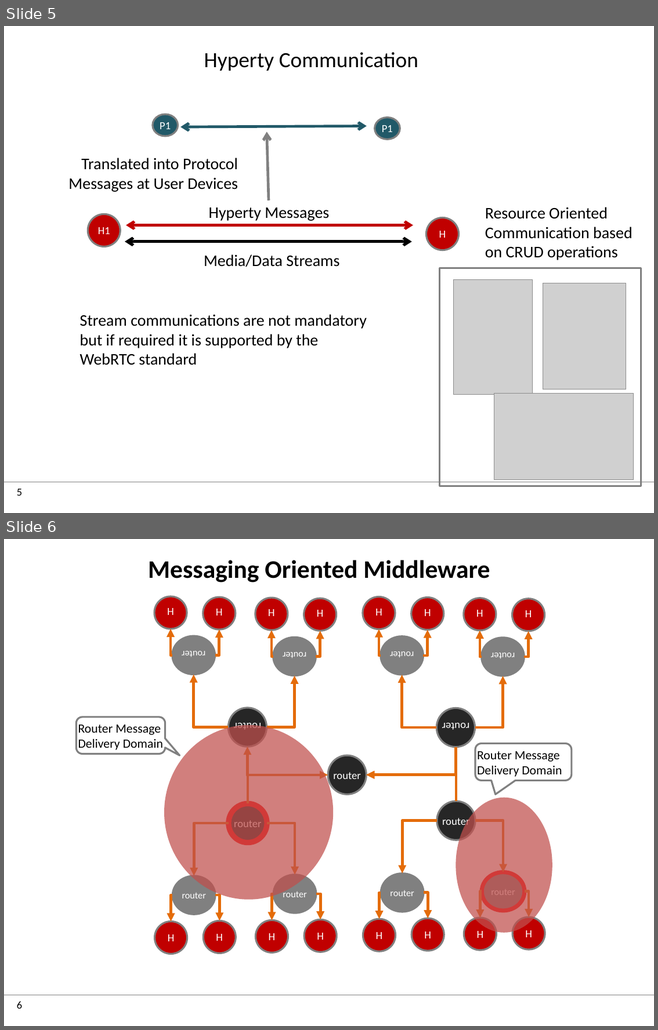
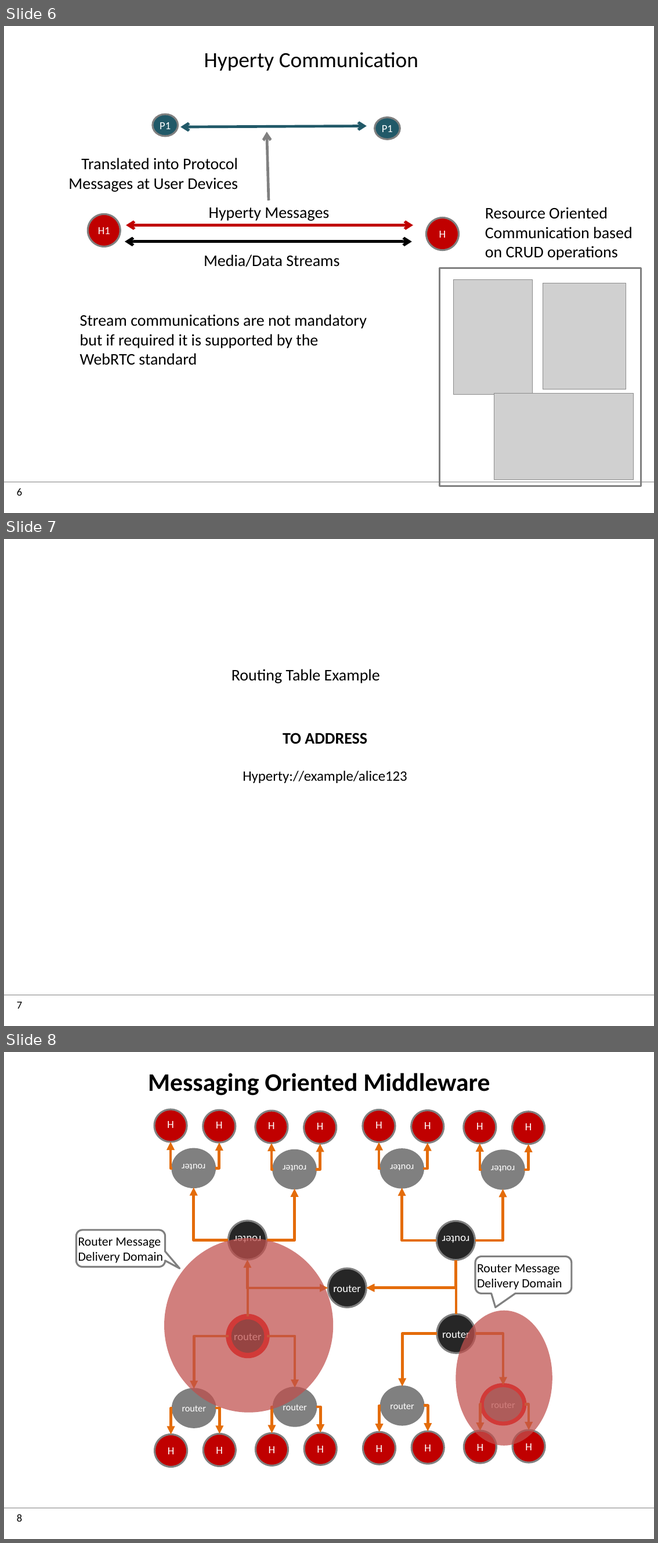
Before and after one commit to reTHINK-project/dev-service-framework, a slide deck: docs/manuals/images.pptx. Shown one above the other, each under a label of ours: slides 5 and 6 before the commit, slides 6, 7 and 8 after it. The pictures are 658x1030 and 658x1543 pixels, drawn with LibreOffice and Linux fonts; fonts in the diff are those of the drawing; grey boxes stand for pictures; background and template pictures are left out. Boxes give left, top, right and bottom in pixels: in the first picture for what was removed or moved away, otherwise in the second. Text is boxed around its words. In the diff, an @@ line names an element or a change of style, - is before the commit and + after.

```diff
--- a/docs/manuals/images.pptx
+++ b/docs/manuals/images.pptx
@@ slide 7 added at box(4, 539, 654, 1026), background #FFFFFF; not listed: 2 template elements that a slide beside it also shows @@
@@ text added at box(231, 669, 380, 683), 18 pt, text #000000 @@
+Routing Table Example
@@ text added at box(242, 733, 407, 783), 16 pt, text #000000 @@
+TO ADDRESS
+Hyperty://example/alice123
@@ what was slide 5 is now slide 6 @@
@@ page number at box(17, 488, 22, 496): text changed @@
-5
+6
@@ what was slide 6 is now slide 8 @@
@@ page number at box(17, 1514, 22, 1522): text changed @@
-6
+8
```
Also in this commit, not shown: 1 slide changed, 1 other slide added, 5 other files.
